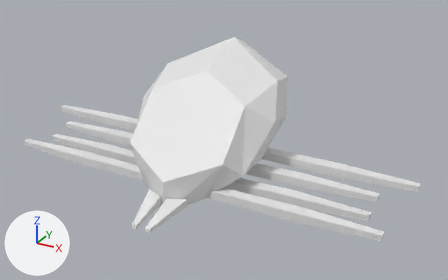
The Blender file Enemies/Landmite.blend, before and after one commit.
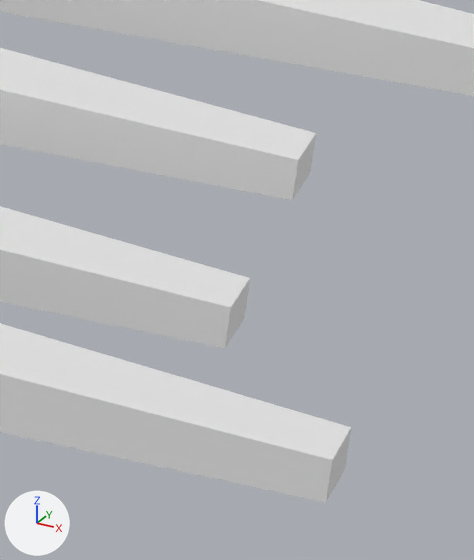
The first picture shows the older version from a 50 mm camera at (4.95, -7.89, 3.63) aimed at (0.37, 0.44, -0.53). The close-ups show both versions on the part from 76% to 89% of the width and 63% to 89% of the height of that picture; other places that the commit changed are outside them. Lighting does not change. The marker at lower left points along +X, +Y and +Z.

In view in the first close-up: 'LeftMiddleBackShin', 'LeftMiddleFrontShin', 'LeftVeryBackShin', 'LeftVeryFrontShin'.
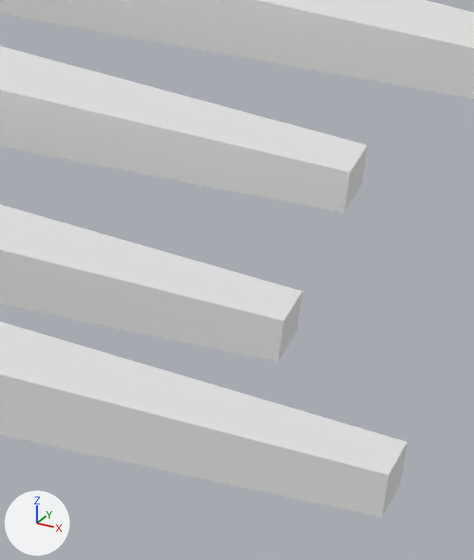
Pixel boxes [x1, y1, x2, y2] of what changed, in the close-ups (474 x 560 px):
'LeftVeryFrontShin', moved: before [0, 323, 351, 502]; after [0, 322, 407, 517]
'LeftMiddleBackShin', moved: before [0, 48, 316, 200]; after [0, 46, 367, 213]
'LeftVeryBackShin', moved: before [0, 0, 474, 96]; after [31, 0, 474, 99]
'LeftMiddleFrontShin', moved: before [0, 206, 250, 348]; after [0, 204, 303, 362]

The change in detail:
Object 'LeftVeryBackShin' (ob_leftverybackshin) moves from (0.0, 0.0, 0.0) to (0.1, 0.0, 0.0).
Object 'LeftMiddleBackShin' (ob_leftmiddlebackshin) moves from (0.0, 0.0, 0.0) to (0.1, 0.0, 0.0).
Object 'LeftMiddleFrontShin' (ob_leftmiddlefrontshin) moves from (0.0, 0.0, 0.0) to (0.1, 0.0, 0.0).
Object 'LeftVeryFrontShin' (ob_leftveryfrontshin) moves from (0.0, 0.0, 0.0) to (0.1, 0.0, 0.0).
